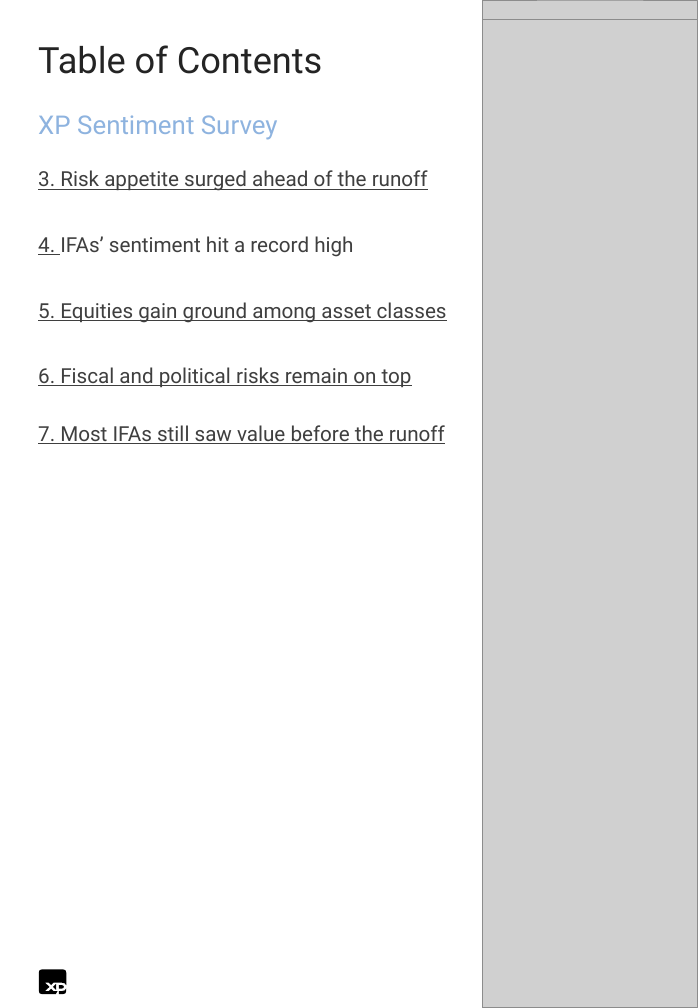
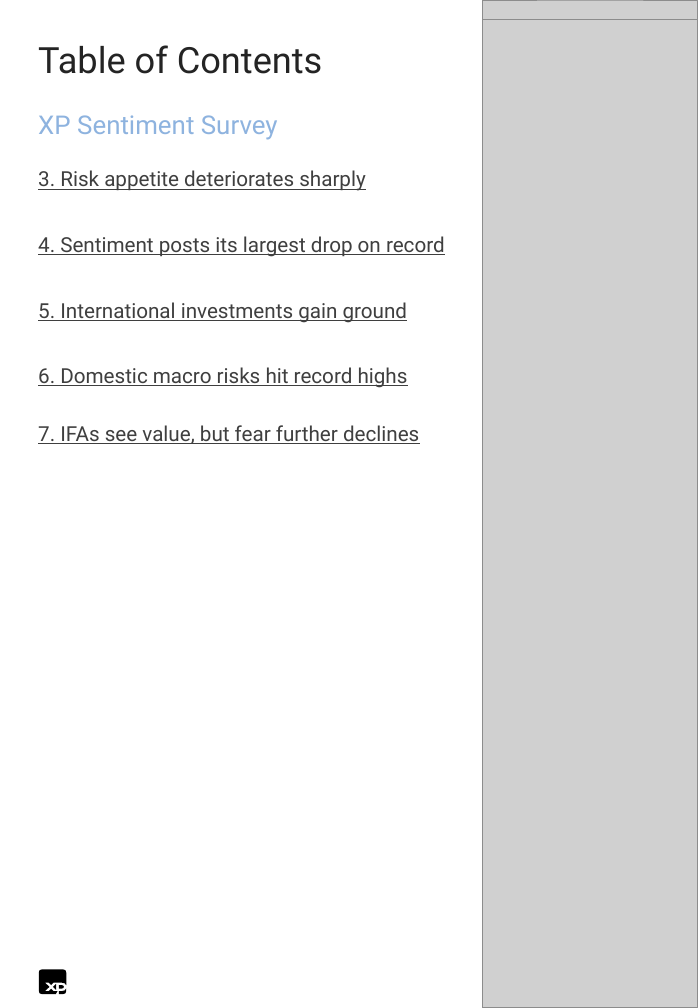
Before and after one commit to CaioLSouza/datasets, a slide deck: slide 2 of pesquisa_assessores_outubro_2026/XP IFAs Sentiment Survey - October 2026.pptx. Drawn at 698x1008 pixels with LibreOffice and Linux fonts; fonts in the diff are those of the drawing; grey boxes stand for pictures; background and template pictures are left out. Boxes give left, top, right and bottom in pixels: in the first picture for what was removed or moved away, otherwise in the second. Text is boxed around its words. In the diff, an @@ line names an element or a change of style, - is before the commit and + after.

```diff
--- a/pesquisa_assessores_outubro_2026/XP IFAs Sentiment Survey - October 2026.pptx
+++ b/pesquisa_assessores_outubro_2026/XP IFAs Sentiment Survey - October 2026.pptx
@@ text at box(38, 170, 366, 191): text changed @@
-3. Risk appetite surged ahead of the runoff
+3. Risk appetite deteriorates sharply
@@ text at box(38, 236, 445, 257): text changed @@
-4. IFAs’ sentiment hit a record high
+4. Sentiment posts its largest drop on record
@@ text at box(38, 302, 408, 323): text changed @@
-5. Equities gain ground among asset classes
+5. International investments gain ground
@@ text at box(38, 367, 408, 388): text changed @@
-6. Fiscal and political risks remain on top
+6. Domestic macro risks hit record highs
@@ text at box(38, 425, 419, 444): text changed @@
-7. Most IFAs still saw value before the runoff
+7. IFAs see value, but fear further declines
```
Also in this commit, not shown: 7 other slides changed, 3 other files.
